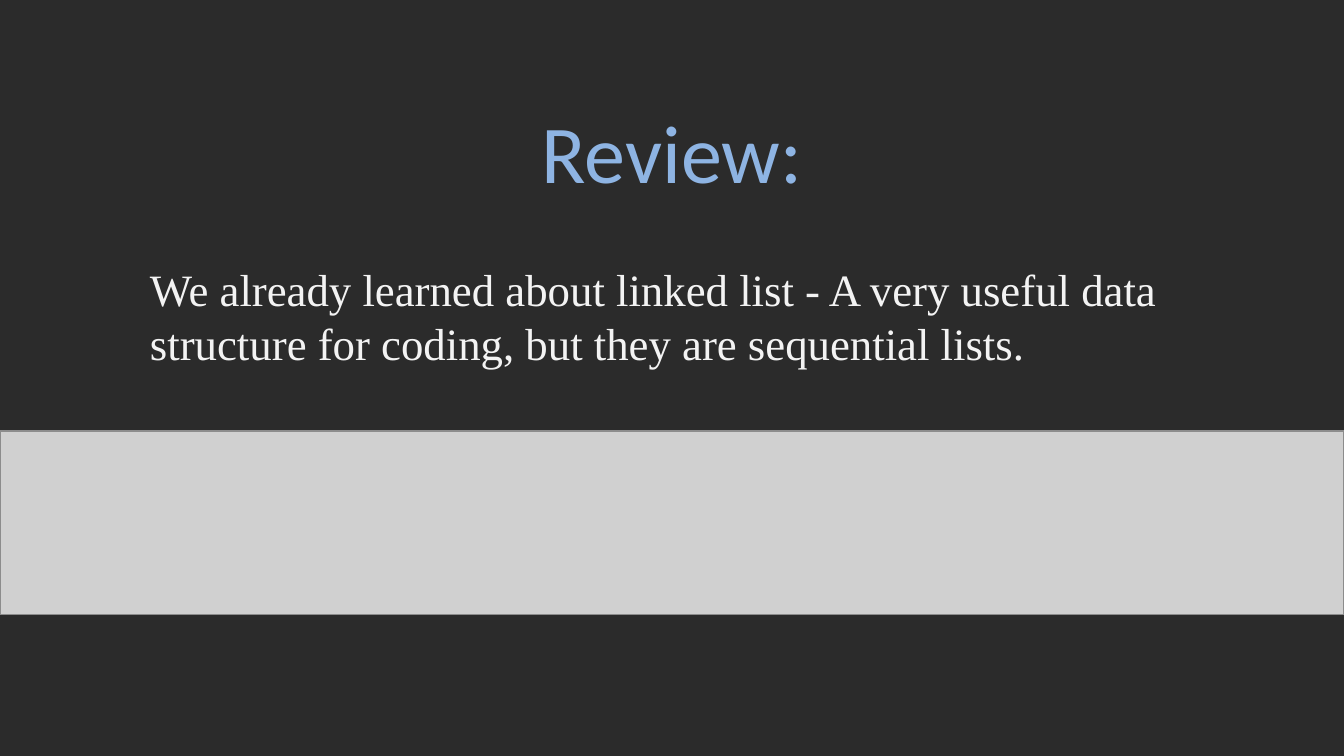
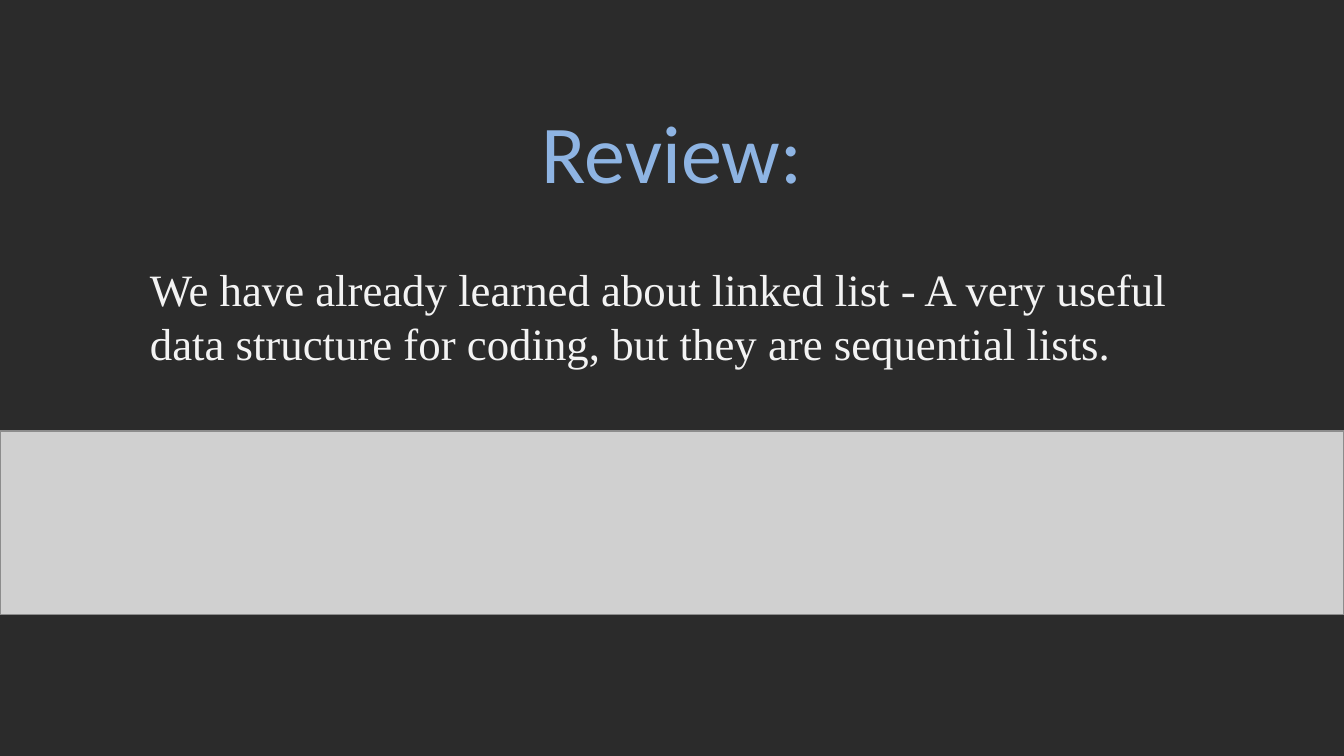
Before and after one commit to viettungvuong/Seminar, a slide deck: slide 3 of Seminar.pptx. Drawn at 1344x756 pixels with LibreOffice and Linux fonts; fonts in the diff are those of the drawing; grey boxes stand for pictures; background and template pictures are left out; a plain dark background stands for a picture behind light text. Boxes give left, top, right and bottom in pixels: in the first picture for what was removed or moved away, otherwise in the second. Text is boxed around its words. In the diff, an @@ line names an element or a change of style, - is before the commit and + after.

```diff
--- a/Seminar.pptx
+++ b/Seminar.pptx
@@ text at [150,274,1165,369]: text changed @@
-We already learned about linked list - A very useful data structure for coding, but they are sequential lists.
+We have already learned about linked list - A very useful data structure for coding, but they are sequential lists.
```
Also in this commit, not shown: 1 other file.
